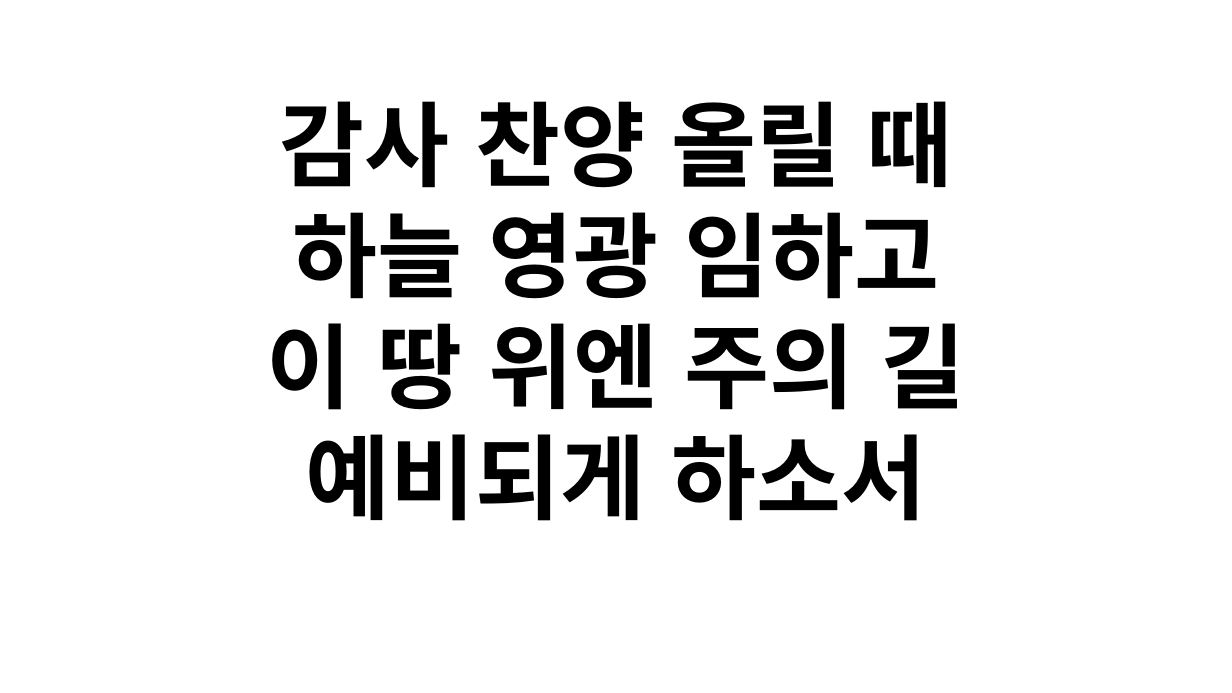
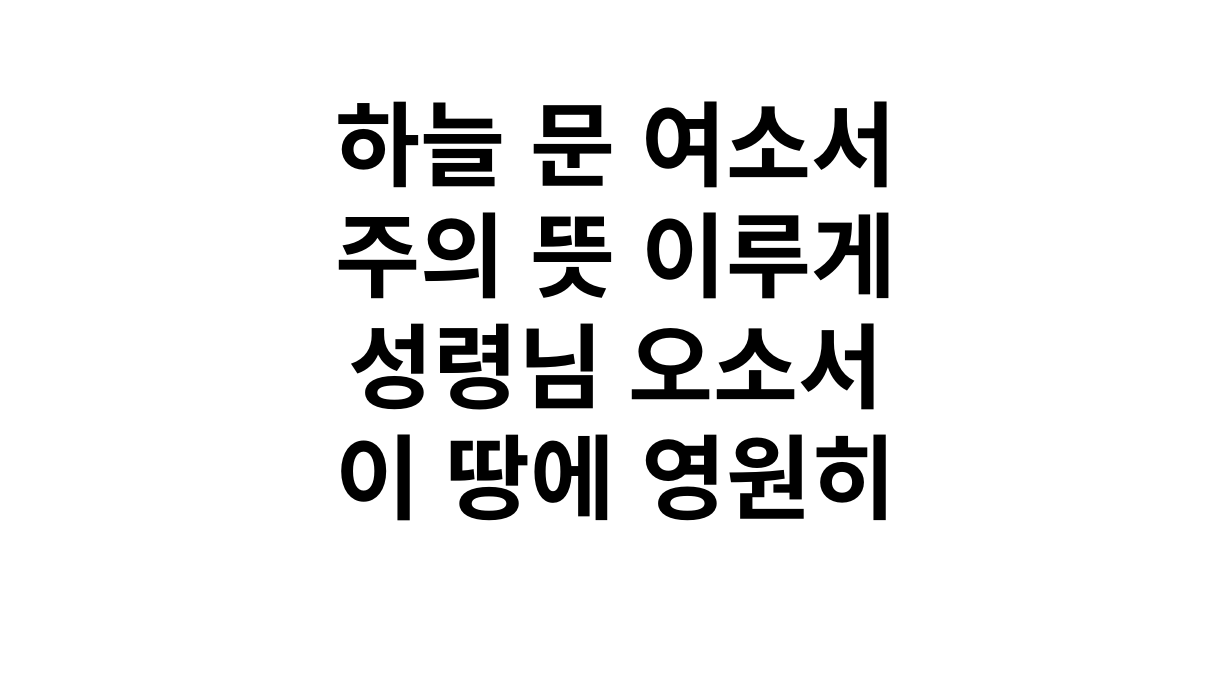
Before and after one commit to kagented/automate, a slide deck: slide 42 of ppt/merged.pptx (slide 4 before the commit). Drawn at 1232x693 pixels with LibreOffice and Linux fonts; fonts in the diff are those of the drawing; background and template pictures are left out. Boxes give left, top, right and bottom in pixels: in the first picture for what was removed or moved away, otherwise in the second. Text is boxed around its words. In the diff, an @@ line names an element or a change of style, - is before the commit and + after.

```diff
--- a/ppt/merged.pptx
+++ b/ppt/merged.pptx
@@ title at box(335, 101, 897, 521): text changed @@
-감사 찬양 올릴 때
-하늘 영광 임하고
-이 땅 위엔 주의 길
-예비되게 하소서
+하늘 문 여소서
+주의 뜻 이루게
+성령님 오소서
+이 땅에 영원히
```
Also in this commit, not shown: 47 slides added, 15 slides removed, 19 other files.
